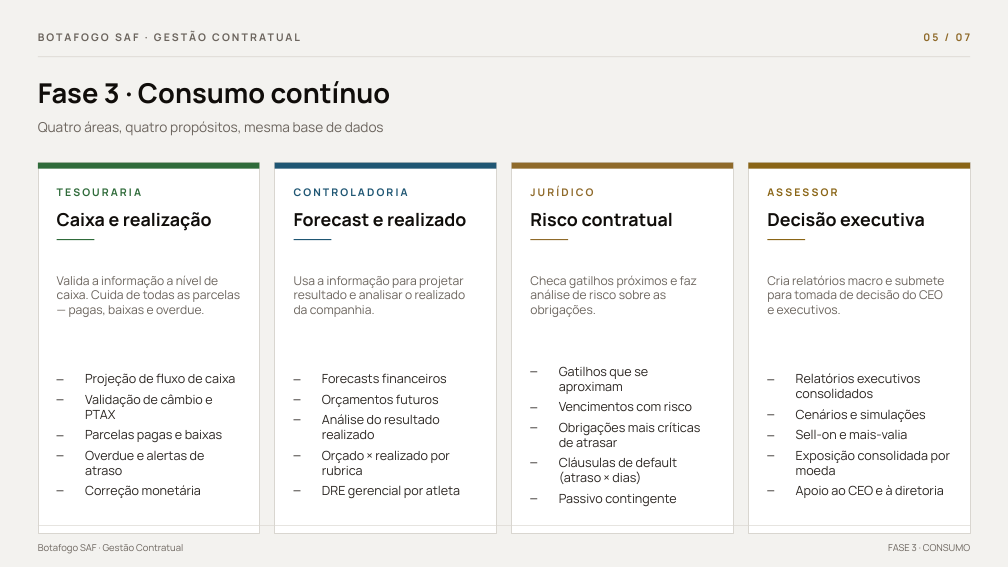
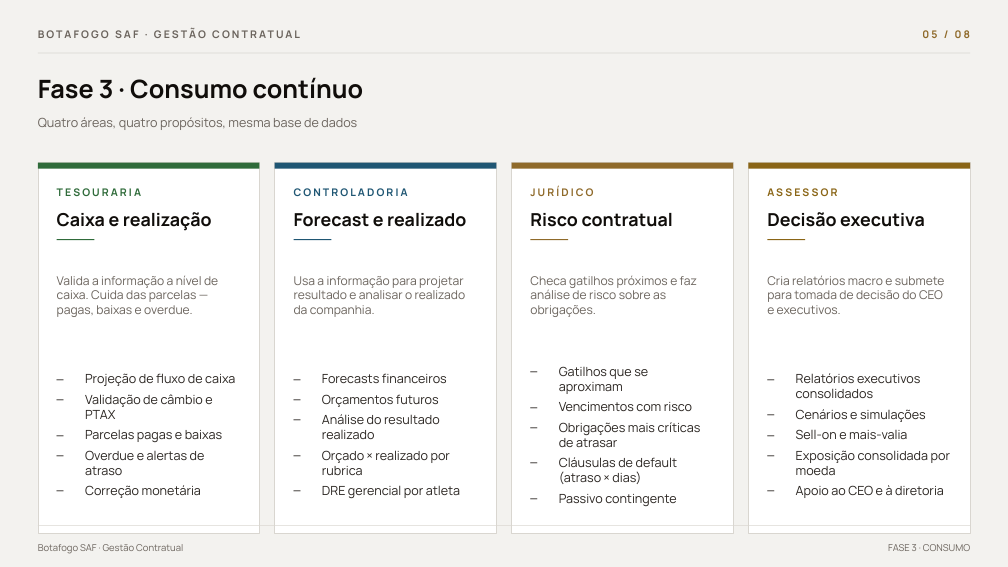
Before and after one commit to thiagoalmeidasafbfr/Glorioso-Contract, a slide deck: slide 5 of fluxo-input-glorioso.pptx. Drawn at 1008x567 pixels with LibreOffice and Linux fonts; fonts in the diff are those of the drawing. Boxes give left, top, right and bottom in pixels: in the first picture for what was removed or moved away, otherwise in the second. Text is boxed around its words. In the diff, an @@ line names an element or a change of style, - is before the commit and + after.

```diff
--- a/fluxo-input-glorioso.pptx
+++ b/fluxo-input-glorioso.pptx
@@ text "BOTAFOGO SAF · GESTÃO CONTRATUAL": place and size @@
-text "BOTAFOGO SAF · GESTÃO CONTRATUAL" at (38, 26, 643, 49)
+text "BOTAFOGO SAF · GESTÃO CONTRATUAL" at (38, 23, 643, 45)
@@ line moved from (38, 57) - (970, 57) to (38, 53) - (970, 53) @@
@@ text at (922, 30, 970, 38): text changed @@
-05 / 07
+05 / 08
@@ text "Fase 3 · Consumo contínuo" at (38, 77, 364, 99): size 26 to 24 pt @@
@@ text "Quatro áreas, quatro propósitos, mesma ..." at (38, 117, 357, 130): size 13 to 12 pt @@
@@ text at (57, 276, 218, 317): text changed @@
-Valida a informação a nível de caixa. Cuida de todas as parcelas — pagas, baixas e overdue.
+Valida a informação a nível de caixa. Cuida das parcelas — pagas, baixas e overdue.
```
Also in this commit, not shown: 6 other slides changed, 1 slide added.
